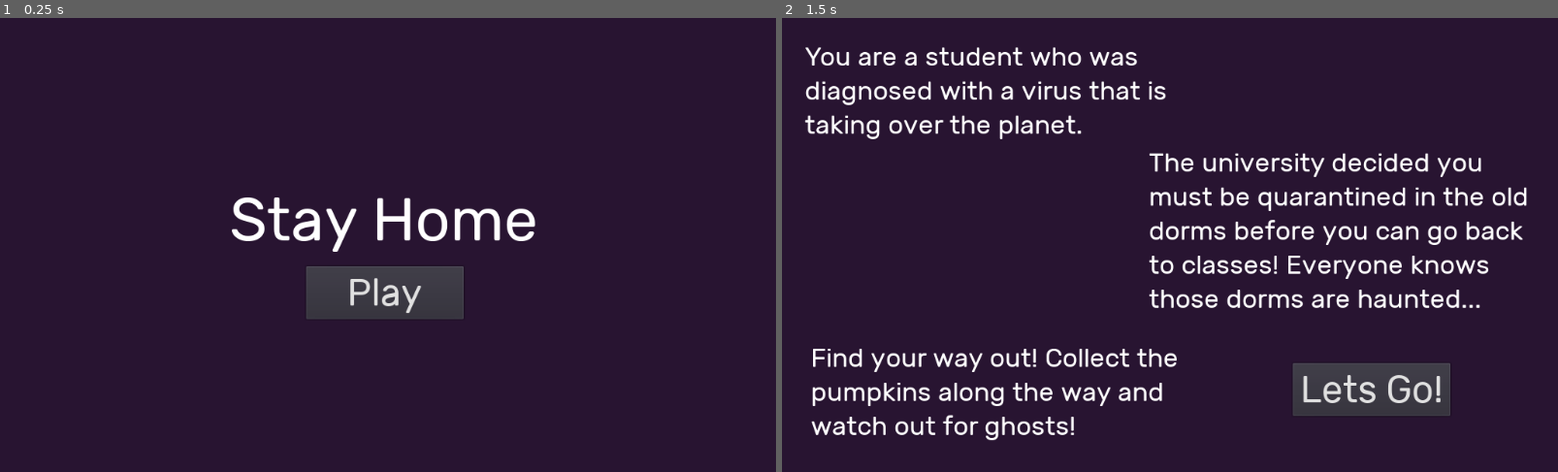
Above: before the commit, frames 1-2 (left to right).
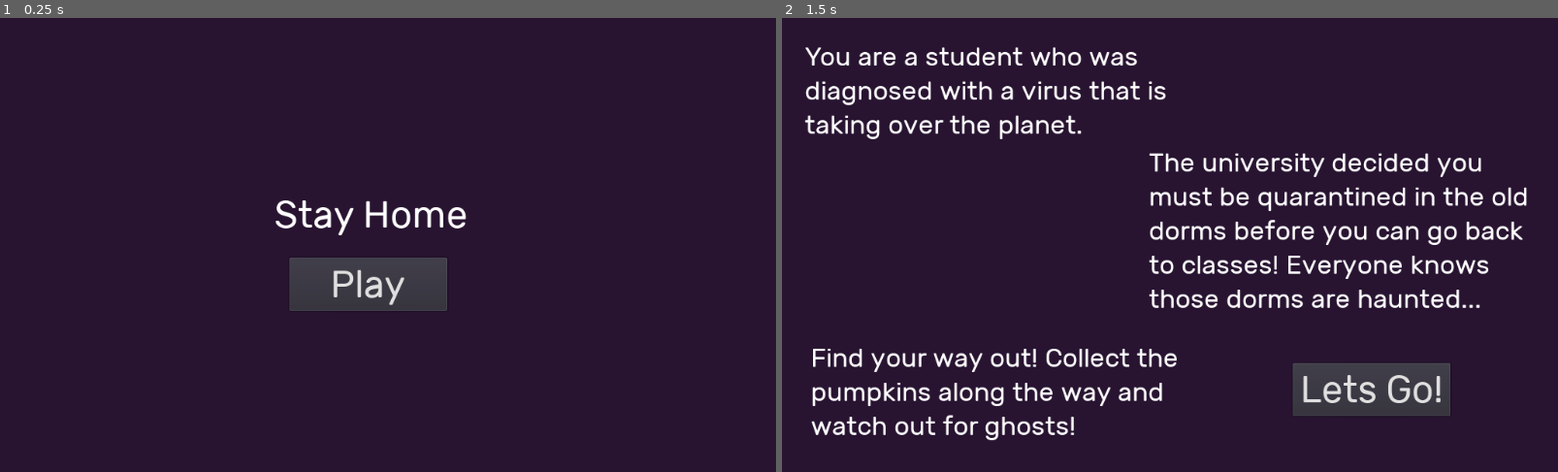
Above: after the commit, the same moments.

Repository: bsu-cs315/Stay-Home
Game: Godot game, scene res://src/Level.tscn
The game is run twice, just before and just after one commit, with the same random seed, the same clock (stepped at 60 frames per second) and the same inputs.
Inputs:
- Up to frame 1 (0.25 s): no input
- Up to frame 2 (1.5 s): click "Play Again" at 0.5 s; click "Play Again" at 1.25 s

The runs differ from the first frame. In frame 1, 3.1% of the frame differs, in the area x 29-69%, y 39-67%; in frame 2, nothing differs.

Commit message:
Fix UI not displaying correctly bug

Diff:
--- a/project/src/Player.tscn
+++ b/project/src/Player.tscn
@@ -101,6 +101,8 @@
 [node name="Camera" type="Camera2D" parent="."]
 current = true
 zoom = Vector2( 0.75, 0.75 )
+limit_top = -70
+limit_right = 1000000000
 limit_bottom = 600
 
 [node name="GameOverScreen" parent="Camera" instance=ExtResource( 33 )]
--- a/project/src/TitleScreen.tscn
+++ b/project/src/TitleScreen.tscn
@@ -3,54 +3,31 @@
 [ext_resource path="res://assets/Fonts/Rubik-Regular.ttf" type="DynamicFontData" id=1]
 [ext_resource path="res://src/TitleScreen.gd" type="Script" id=2]
 
-[sub_resource type="DynamicFont" id=1]
-size = 80
+[sub_resource type="DynamicFont" id=3]
+size = 35
+font_data = ExtResource( 1 )
+
+[sub_resource type="DynamicFont" id=4]
+size = 50
 font_data = ExtResource( 1 )
 
 [sub_resource type="DynamicFont" id=2]
 size = 50
 font_data = ExtResource( 1 )
 
-[sub_resource type="DynamicFont" id=3]
-size = 35
-font_data = ExtResource( 1 )
-
 [node name="TitleScreen" type="CanvasLayer"]
 script = ExtResource( 2 )
 
 [node name="Background" type="ColorRect" parent="."]
-margin_left = -60.0
-margin_top = -26.0
-margin_right = 1110.0
-margin_bottom = 638.0
+anchor_left = 0.456
+anchor_top = 0.171
+anchor_right = 0.456
+anchor_bottom = 0.171
+margin_left = -1908.44
+margin_top = -866.6
+margin_right = 1998.56
+margin_bottom = 1261.4
 color = Color( 0.156863, 0.0784314, 0.192157, 1 )
-__meta__ = {
-"_edit_use_anchors_": false
-}
-
-[node name="Title" type="Label" parent="."]
-anchor_left = 0.5
-anchor_top = 0.5
-anchor_right = 0.5
-anchor_bottom = 0.5
-margin_left = -210.5
-margin_top = -81.0
-margin_right = 198.5
-margin_bottom = 49.0
-custom_fonts/font = SubResource( 1 )
-text = "Stay Home"
-align = 1
-__meta__ = {
-"_edit_use_anchors_": false
-}
-
-[node name="PlayButton" type="Button" parent="."]
-margin_left = 404.0
-margin_top = 328.0
-margin_right = 612.0
-margin_bottom = 398.0
-custom_fonts/font = SubResource( 2 )
-text = "Play"
 __meta__ = {
 "_edit_use_anchors_": false
 }
@@ -63,6 +40,18 @@
 margin_bottom = 177.0
 custom_fonts/font = SubResource( 3 )
 text = "You are a student who was diagnosed with a virus that is taking over the planet."
+autowrap = true
+__meta__ = {
+"_edit_use_anchors_": false
+}
+
+[node name="Title" type="Label" parent="."]
+margin_left = 361.714
+margin_top = 229.574
+margin_right = 624.714
+margin_bottom = 292.574
+custom_fonts/font = SubResource( 4 )
+text = "Stay Home"
 autowrap = true
 __meta__ = {
 "_edit_use_anchors_": false
@@ -105,5 +94,16 @@
 __meta__ = {
 "_edit_use_anchors_": false
 }
+
+[node name="PlayButton" type="Button" parent="."]
+margin_left = 381.67
+margin_top = 317.177
+margin_right = 589.67
+margin_bottom = 387.177
+custom_fonts/font = SubResource( 2 )
+text = "Play"
+__meta__ = {
+"_edit_use_anchors_": false
+}
+[connection signal="pressed" from="ExitIntroButton" to="." method="_on_ExitIntroButton_pressed"]
 [connection signal="pressed" from="PlayButton" to="." method="_on_PlayButton_pressed"]
-[connection signal="pressed" from="ExitIntroButton" to="." method="_on_ExitIntroButton_pressed"]
--- a/project/src/UI.tscn
+++ b/project/src/UI.tscn
@@ -9,7 +9,6 @@
 [node name="UI" type="CanvasLayer"]
 
 [node name="Score" type="Label" parent="."]
-visible = false
 margin_right = 173.0
 margin_bottom = 24.0
 custom_fonts/font = SubResource( 1 )
Binary file removed: project/assets/Level/platformIndustrial_001.png
Not shown, removed: project/assets/Level/platformIndustrial_001.png.import
Binary file removed: project/assets/Level/platformIndustrial_006.png
Not shown, removed: project/assets/Level/platformIndustrial_006.png.import
Binary file removed: project/assets/Level/platformIndustrial_007.png
Not shown, removed: project/assets/Level/platformIndustrial_007.png.import
Binary file removed: project/assets/Level/platformIndustrial_008.png
Not shown, removed: project/assets/Level/platformIndustrial_008.png.import
Binary file removed: project/assets/Level/platformIndustrial_009.png
Not shown, removed: project/assets/Level/platformIndustrial_009.png.import
Binary file removed: project/assets/Level/platformIndustrial_010.png
Not shown, removed: project/assets/Level/platformIndustrial_010.png.import
(and 196 more such lines)
